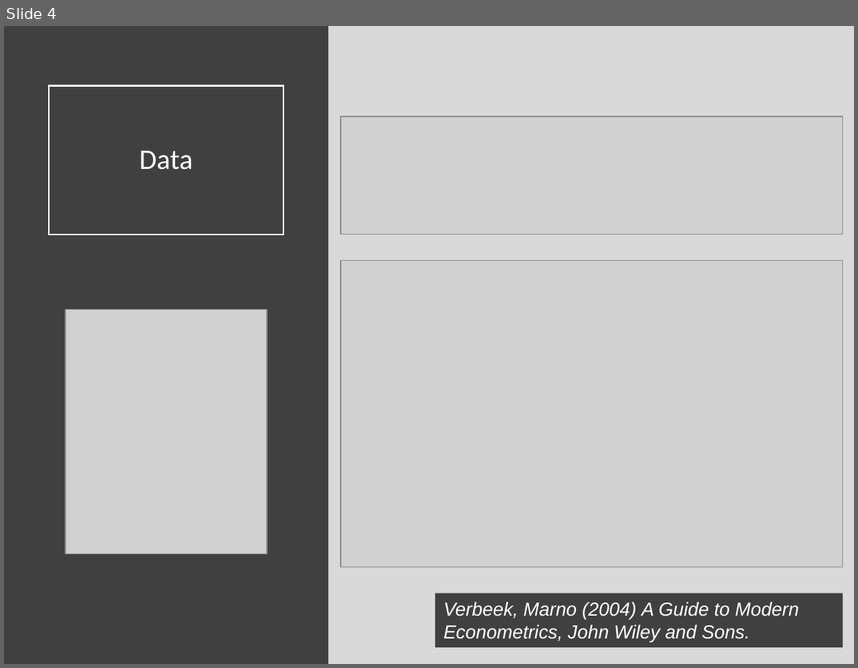
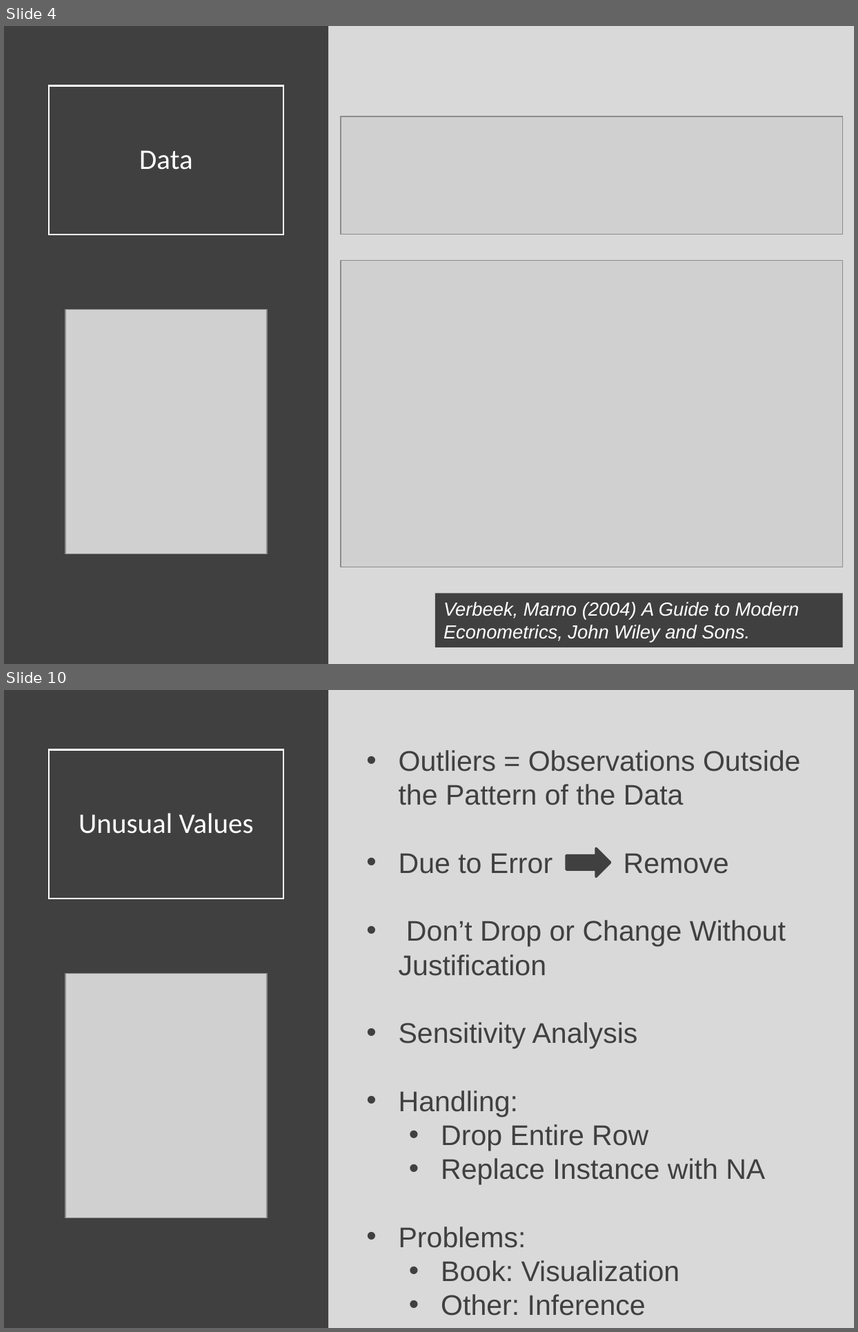
Before and after one commit to Yixf-Self/STOR320_WEBSITE, a slide deck: Lecture/Lecture 8/Lecture 8.pptx. Shown one above the other, each under a label of ours: slide 4 before the commit, slides 4 and 10 after it; the slides between them are not shown. The pictures are 858x668 and 858x1332 pixels, drawn with LibreOffice and Linux fonts; fonts in the diff are those of the drawing; grey boxes stand for pictures. Boxes give left, top, right and bottom in pixels: in the first picture for what was removed or moved away, otherwise in the second. Text is boxed around its words. In the diff, an @@ line names an element or a change of style, - is before the commit and + after.

```diff
--- a/Lecture/Lecture 8/Lecture 8.pptx
+++ b/Lecture/Lecture 8/Lecture 8.pptx
@@ slide 10 added at (4,690,854,1328), background #D9D9D9 @@
@@ rectangle added at (4,690,329,1328), fill #404040 @@
@@ title added at (49,749,283,898), outline #FFFFFF 1.5 pt, 24 pt, text #FFFFFF @@
+Unusual Values
@@ text added at (399,750,801,1315), 24 pt, text #404040 @@
+• Outliers = Observations Outside the Pattern of the Data
+• Due to Error Remove
+• Don’t Drop or Change Without Justification
+• Sensitivity Analysis
+• Handling:
+  • Drop Entire Row
+  • Replace Instance with NA
+• Problems:
+  • Book: Visualization
+  • Other: Inference
@@ right arrow added at (567,848,611,876), fill #404040, outline #404040 2 pt @@
@@ picture added at (65,973,267,1217) @@
```
Also in this commit, not shown: 6 slides changed, 18 other slides added, 1 slide removed, 7 other files.
